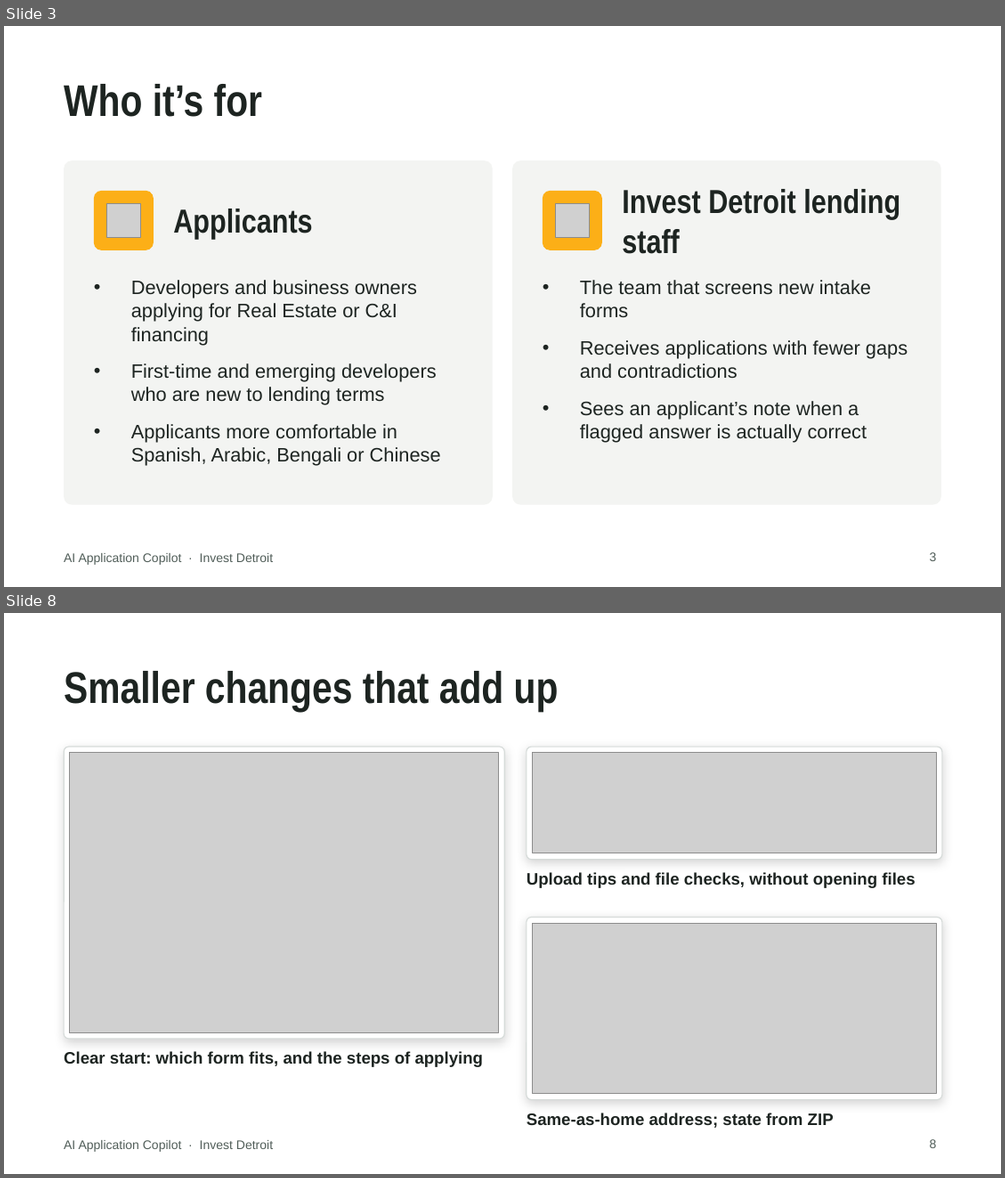
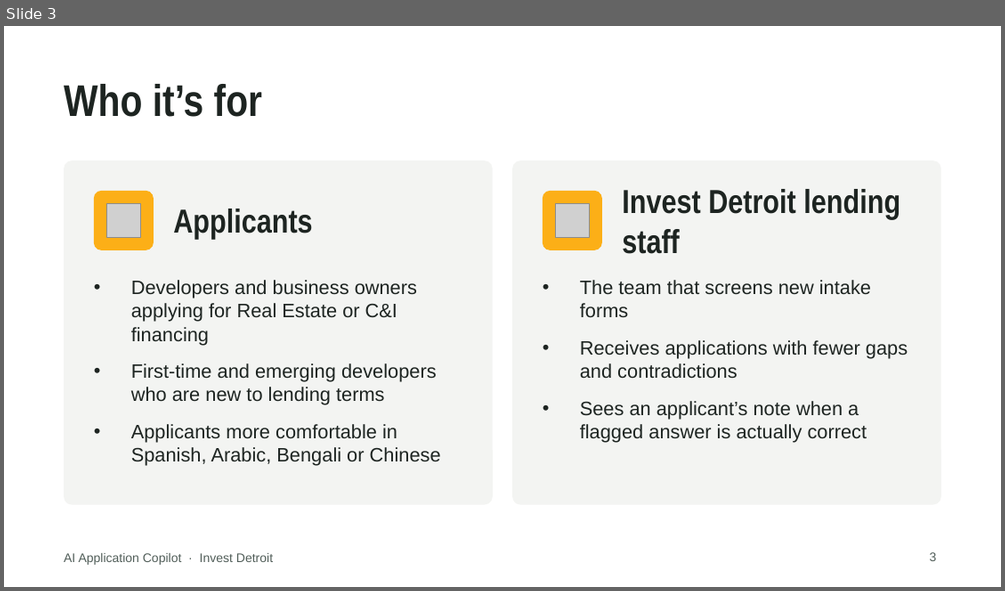
Before and after one commit to Ross-Business-Tech/Invest-Detroit-Project-1, a slide deck: docs/slides/Invest-Detroit-Copilot-Client-Deck.pptx. Shown one above the other, each under a label of ours: slides 3 and 8 before the commit, slide 3 after it; the slides between them are not shown. The pictures are 1005x1178 and 1005x591 pixels, drawn with LibreOffice and Linux fonts; fonts in the diff are those of the drawing; grey boxes stand for pictures; background and template pictures are left out. Boxes give left, top, right and bottom in pixels: in the first picture for what was removed or moved away, otherwise in the second. Text is boxed around its words. In the diff, an @@ line names an element or a change of style, - is before the commit and + after.

```diff
--- a/docs/slides/Invest-Detroit-Copilot-Client-Deck.pptx
+++ b/docs/slides/Invest-Detroit-Copilot-Client-Deck.pptx
@@ slide 8 removed at [4, 613, 1001, 1174], background picture (left out); not listed: 1 template element that a slide beside it also shows @@
@@ title removed at [64, 671, 558, 711] @@
-Smaller changes that add up
@@ rounded rectangle removed at [64, 747, 504, 1038] @@
@@ picture removed at [70, 753, 499, 1033] @@
@@ rounded rectangle removed at [526, 747, 942, 860] @@
@@ picture removed at [533, 753, 936, 853] @@
@@ text removed at [526, 872, 914, 888] @@
-Upload tips and file checks, without opening files
@@ rounded rectangle removed at [526, 917, 942, 1100] @@
@@ picture removed at [533, 923, 936, 1094] @@
@@ text removed at [64, 1051, 484, 1067] @@
-Clear start: which form fits, and the steps of applying
@@ text removed at [526, 1112, 833, 1127] @@
-Same-as-home address; state from ZIP
@@ page number removed at [930, 1139, 937, 1148] @@
-8
```
Also in this commit, not shown: 4 slides changed, 2 slides added, 5 other slides removed, 31 other files.
